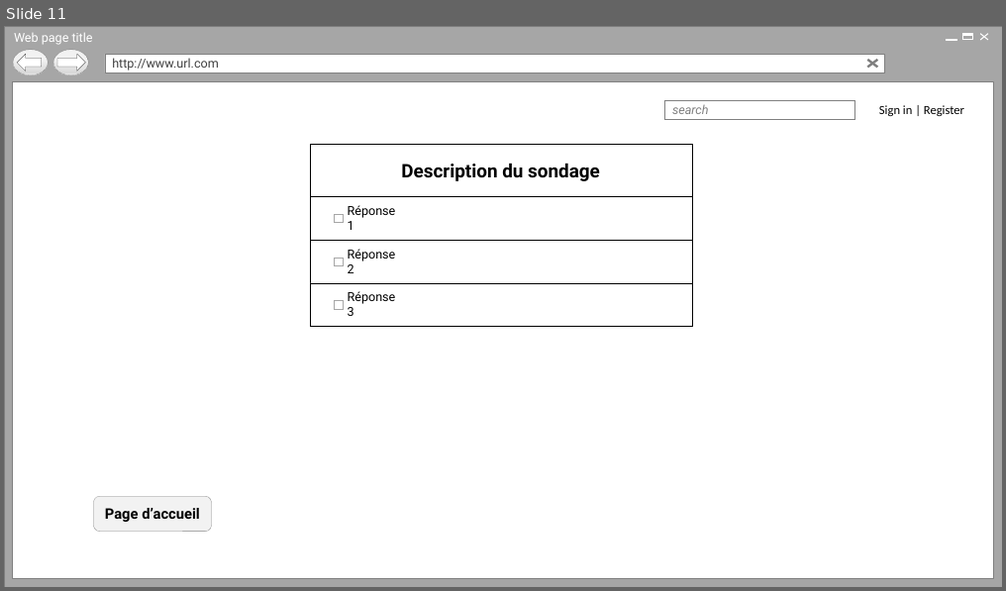
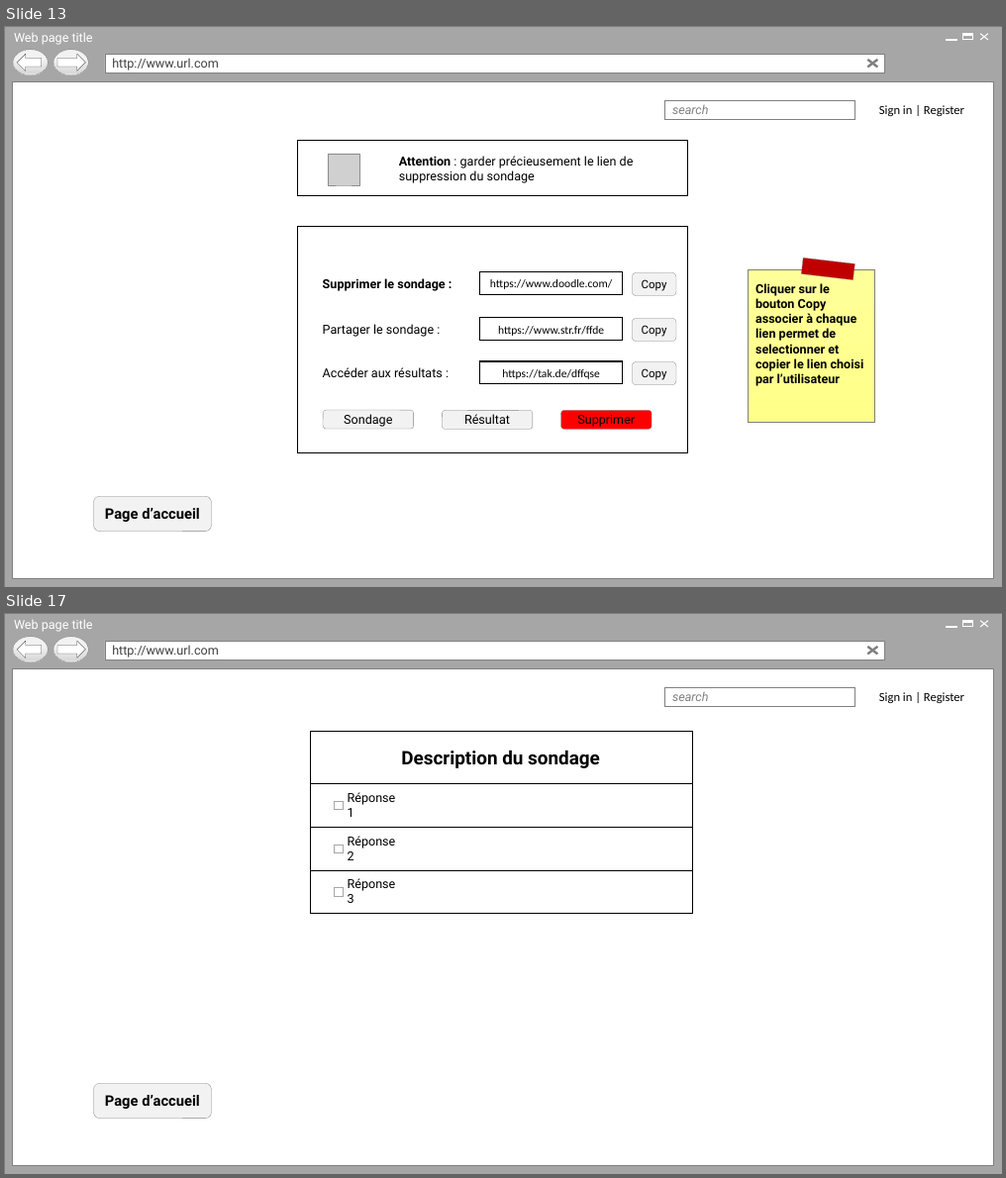
Before and after one commit to Holyz1988/PROJET1-ASP.NET, a slide deck: Page d’acceuil.pptx. Shown one above the other, each under a label of ours: slide 11 before the commit, slides 13 and 17 after it; the slides between them are not shown. The pictures are 1006x591 and 1006x1178 pixels, drawn with LibreOffice and Linux fonts; fonts in the diff are those of the drawing; grey boxes stand for pictures; background and template pictures are left out. Boxes give left, top, right and bottom in pixels: in the first picture for what was removed or moved away, otherwise in the second. Text is boxed around its words. In the diff, an @@ line names an element or a change of style, - is before the commit and + after.

```diff
--- a/Page d’acceuil.pptx
+++ b/Page d’acceuil.pptx
@@ slide 13 added at (x1=4, y1=26, x2=1002, y2=587), background #FFFFFF; not listed: 17 template elements that a slide beside it also shows @@
@@ rectangle added at (x1=297, y1=141, x2=687, y2=196), fill #FFFFFF, outline #000000 1 pt @@
@@ picture added at (x1=328, y1=154, x2=358, y2=185) @@
@@ text added at (x1=399, y1=156, x2=634, y2=183), 12 pt, text #000000 @@
+Attention : garder précieusement le lien de suppression du sondage
@@ rectangle added at (x1=297, y1=227, x2=687, y2=454), fill #FFFFFF, outline #000000 1 pt @@
@@ rectangle added at (x1=801, y1=258, x2=855, y2=280), fill #C00000, outline #808080 0.25 pt @@
@@ text added at (x1=323, y1=278, x2=445, y2=291), 12 pt, text #000000, bold @@
+Supprimer le sondage :
@@ rectangle added at (x1=480, y1=273, x2=623, y2=294), fill #FFFFFF, outline #000000 1 pt, 11 pt, text #000000 @@
+https://www.doodle.com/
@@ rounded rectangle added at (x1=632, y1=274, x2=676, y2=295), fill #F2F2F2, outline #808080 0.25 pt, 11 pt, text #000000 @@
+Copy
@@ rectangle added at (x1=748, y1=271, x2=874, y2=422), fill gradient #FFFF99 to #FFFF89, outline #808080 0.25 pt, 12 pt, text #000000, bold @@
+Cliquer sur le bouton Copy associer à chaque lien permet de selectionner et copier le lien choisi par l’utilisateur
@@ rectangle added at (x1=480, y1=318, x2=623, y2=341), fill #FFFFFF, outline #000000 1 pt, 11 pt, text #000000 @@
+https://www.str.fr/ffde
@@ rounded rectangle added at (x1=632, y1=319, x2=676, y2=341), fill #F2F2F2, outline #808080 0.25 pt, 11 pt, text #000000 @@
+Copy
@@ text added at (x1=323, y1=324, x2=434, y2=337), 12 pt, text #000000 @@
+Partager le sondage :
@@ text added at (x1=323, y1=368, x2=443, y2=377), 12 pt, text #000000 @@
+Accéder aux résultats :
@@ rectangle added at (x1=480, y1=362, x2=623, y2=383), fill #FFFFFF, outline #000000 1 pt, 11 pt, text #000000 @@
+https://tak.de/dffqse
@@ rounded rectangle added at (x1=632, y1=363, x2=676, y2=384), fill #F2F2F2, outline #808080 0.25 pt, 11 pt, text #000000 @@
+Copy
@@ rounded rectangle added at (x1=323, y1=410, x2=414, y2=429), fill #F2F2F2, outline #808080 0.25 pt, 12 pt, text #000000 @@
+Sondage
@@ rounded rectangle added at (x1=442, y1=411, x2=533, y2=430), fill #F2F2F2, outline #808080 0.25 pt, 12 pt, text #000000 @@
+Résultat
@@ rounded rectangle added at (x1=561, y1=411, x2=651, y2=430), fill #FF0000, outline #808080 0.25 pt, 12 pt, text #000000 @@
+Supprimer
@@ rounded rectangle added at (x1=94, y1=497, x2=211, y2=532), fill #F2F2F2, outline #808080 0.25 pt, 14 pt, text #000000, bold @@
+Page d’accueil
@@ what was slide 11 is now slide 17 @@
```
Also in this commit, not shown: 7 slides changed, 5 other slides added.
